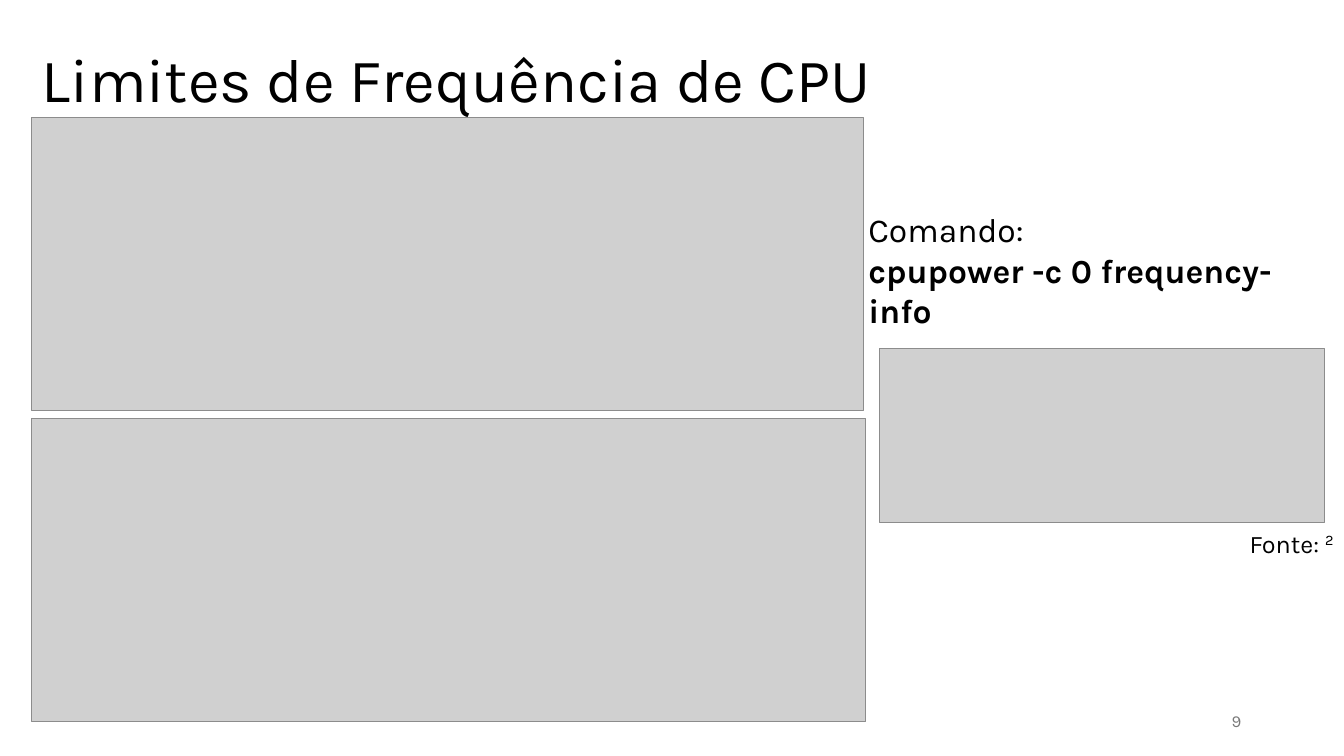
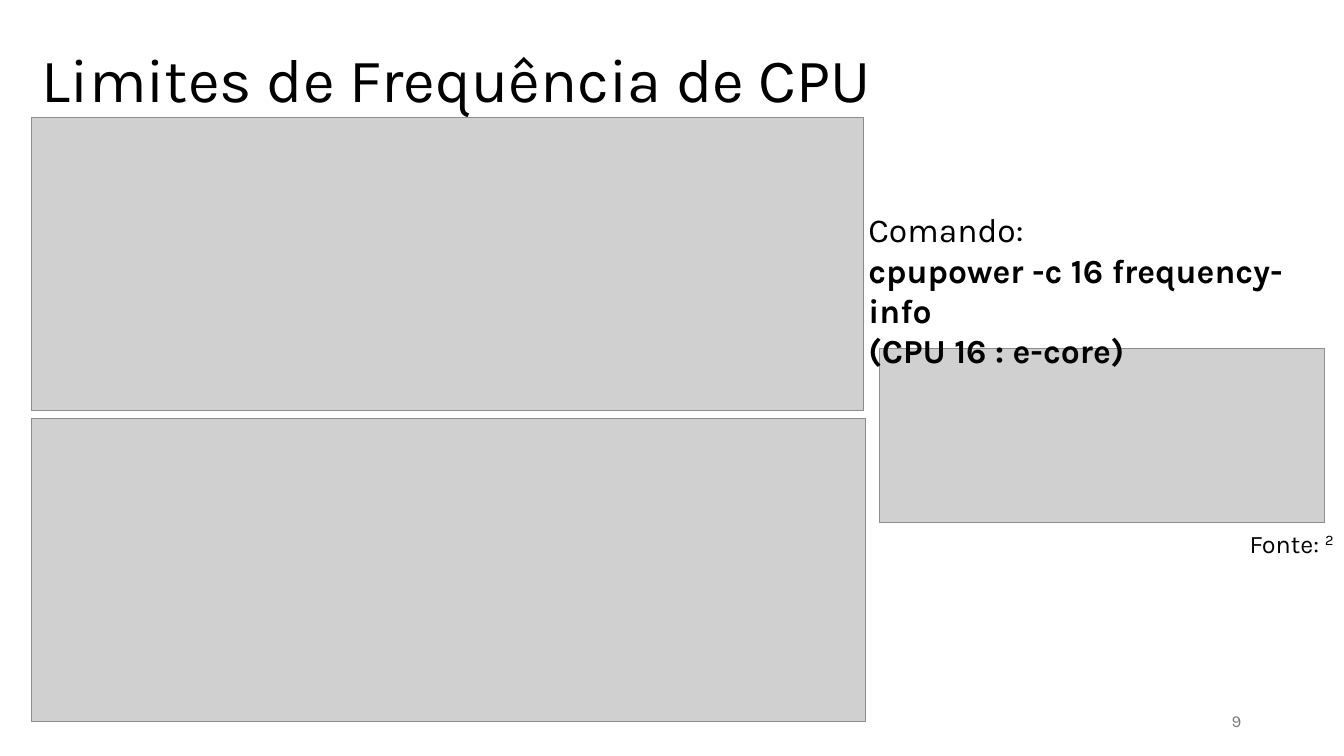
Before and after one commit to jlggross/TF-cmp223, a slide deck: slide 9 of 02-Parcial/02-Parcial-Apresentacao.pptx. Drawn at 1344x756 pixels with LibreOffice and Linux fonts; fonts in the diff are those of the drawing; grey boxes stand for pictures. Boxes give left, top, right and bottom in pixels: in the first picture for what was removed or moved away, otherwise in the second. Text is boxed around its words. In the diff, an @@ line names an element or a change of style, - is before the commit and + after.

```diff
--- a/02-Parcial/02-Parcial-Apresentacao.pptx
+++ b/02-Parcial/02-Parcial-Apresentacao.pptx
@@ text at box(868, 259, 1283, 372): text changed @@
-cpupower -c 0 frequency-info
+cpupower -c 16 frequency-info
+(CPU 16 : e-core)
```
Also in this commit, not shown: 10 other slides changed, 1 other file.
